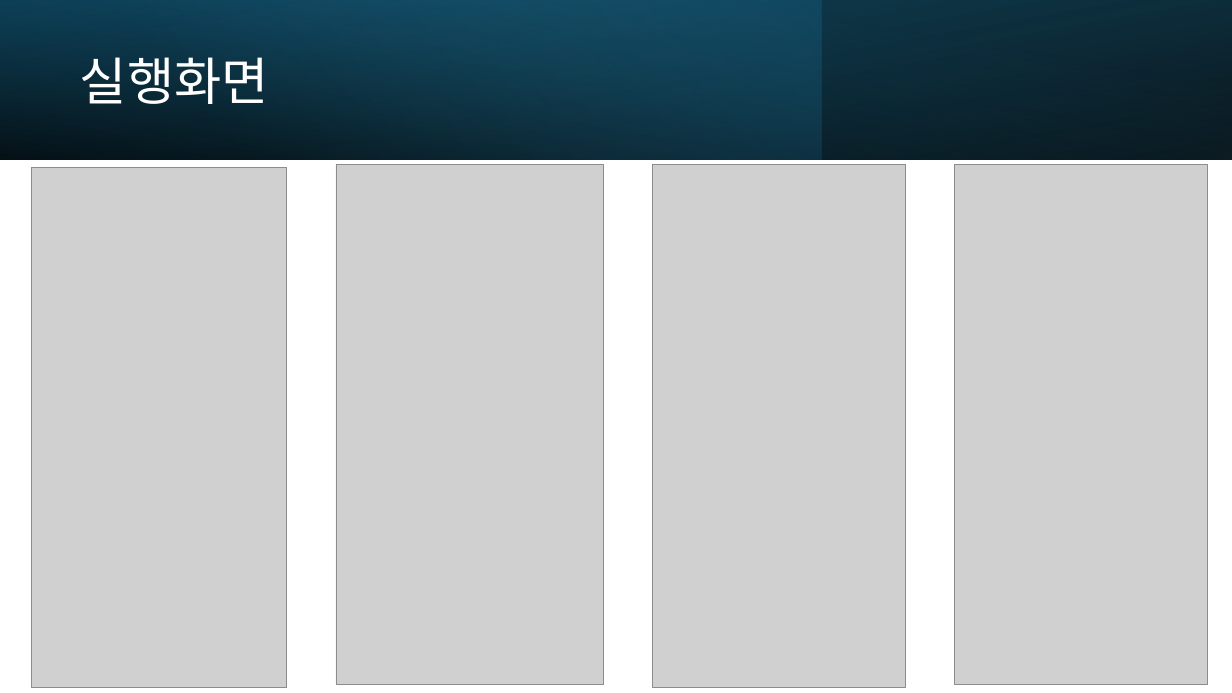
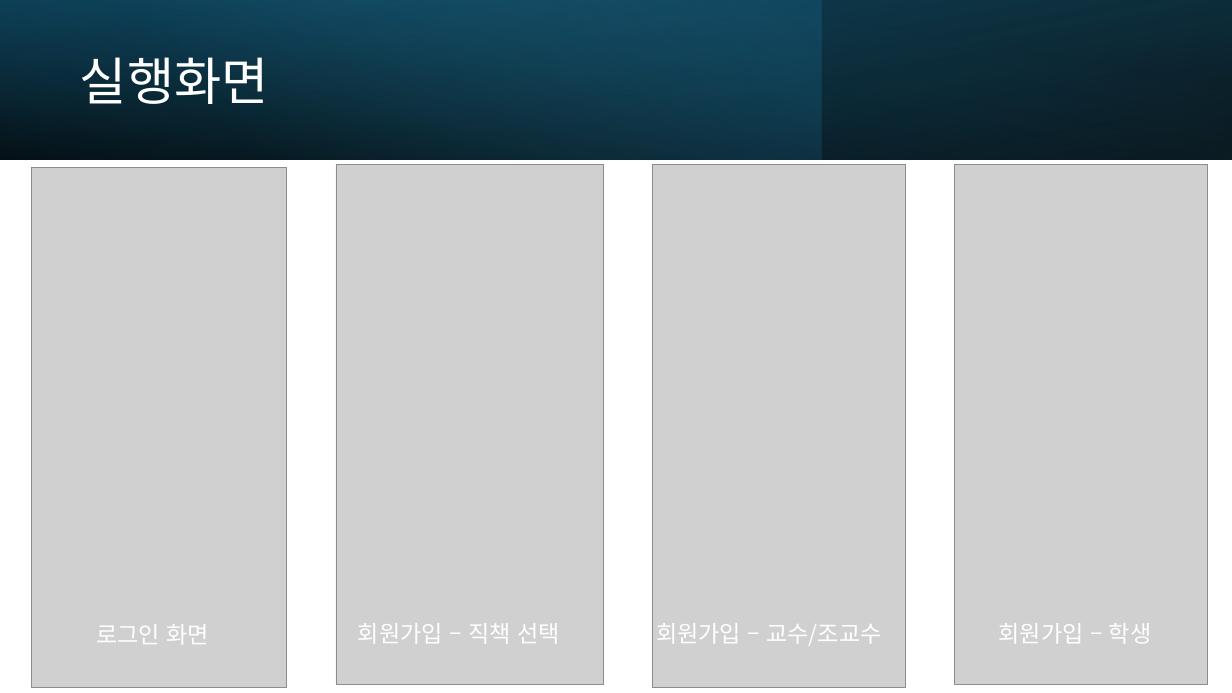
Before and after one commit to kjunh972/TBFG, a slide deck: slide 4 of doc/TBFG 모바일 프로젝트.pptx (slide 6 before the commit). Drawn at 1232x693 pixels with LibreOffice and Linux fonts; fonts in the diff are those of the drawing; grey boxes stand for pictures. Boxes give left, top, right and bottom in pixels: in the first picture for what was removed or moved away, otherwise in the second. Text is boxed around its words. In the diff, an @@ line names an element or a change of style, - is before the commit and + after.

```diff
--- a/doc/TBFG 모바일 프로젝트.pptx
+++ b/doc/TBFG 모바일 프로젝트.pptx
@@ text added at box(96, 624, 210, 644), 18 pt, text #FFFFFF @@
+로그인 화면
@@ text added at box(358, 623, 560, 643), 18 pt, text #FFFFFF @@
+회원가입 – 직책 선택
@@ text added at box(656, 623, 881, 646), 18 pt, text #FFFFFF @@
+회원가입 – 교수/조교수
@@ text added at box(999, 623, 1152, 643), 18 pt, text #FFFFFF @@
+회원가입 – 학생
```
Also in this commit, not shown: 7 other slides changed, 2 slides added.
